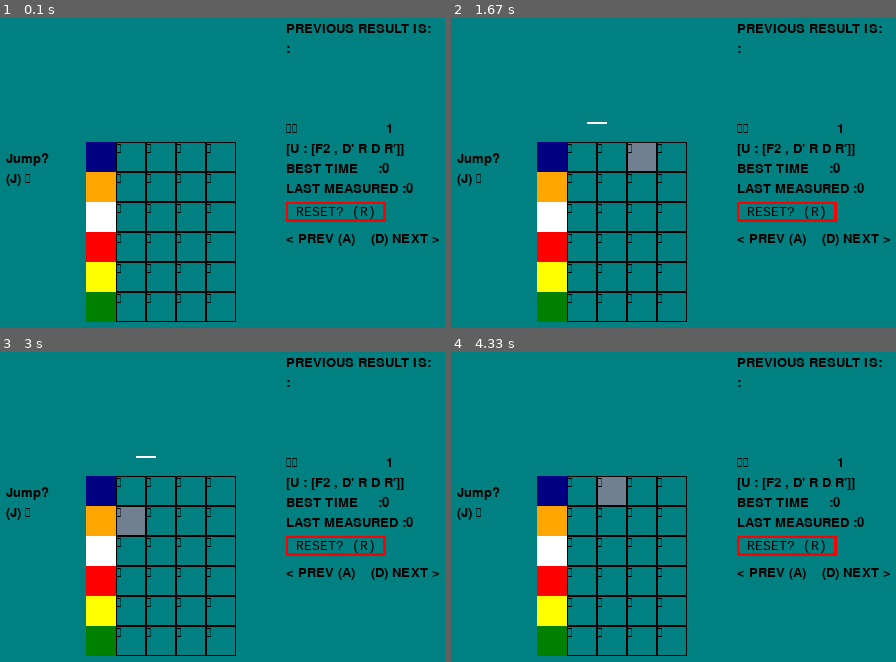
Above: before the commit, frames 1-4 (two rows, left to right).
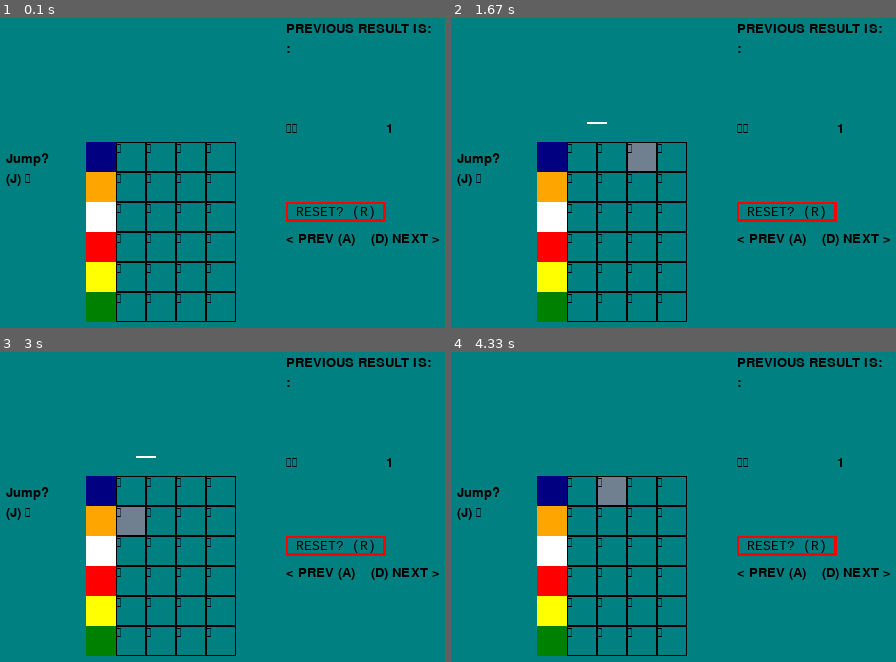
Above: after the commit, the same moments.

Repository: greenteasocha/threeatyle
Game: pygame game, started from pygametest/core.py
Same seed, same stepped clock (60 frames per second), same inputs: the game is played once before the commit and once after it.
Inputs:
- Up to frame 1 (0.1 s): no input
- Up to frame 2 (1.67 s): tap J at 0.33, 0.73, 1.03, 1.57 s; hold Right 0.67-1.13 s; hold Right from 1.5 s (still down)
- Up to frame 3 (3 s): tap J at 1.87, 2.07, 2.37, 2.63, 2.97 s; release Right at 1.97 s; hold Left 2-2.53 s; hold Down 2.57-2.87 s; hold Left from 2.9 s (still down)
- Up to frame 4 (4.33 s): tap J at 3.27, 3.4, 3.8, 4.1 s; release Left at 3.3 s; hold Up 3.33-3.7 s; hold Right from 3.73 s (still down)

The runs differ from the first frame. In frame 1, 1.1% of the frame differs, in the area x 64-93%, y 40-57%; in frame 2, 1.1%; in frame 3, 1.1%; in frame 4, 1.1%.

Commit message:
手順表示/非表示の切り替え実装

Diff:
--- a/pygametest/core.py
+++ b/pygametest/core.py
@@ -38,7 +38,7 @@
     print(alg)
 
     # 手順見せるかのフラグ
-    show_alg = True
+    show_alg = False
 
     while (True):
         # テキスト描画部分の準備
@@ -49,6 +49,8 @@
         render.draw_former()
         if show_alg:
             render.draw_alg_rec()
+        else:
+            render.draw_letteronly()
         render.draw_reset(const.POS_RESET)
         render.draw_jump()
         render.draw_prevnext()
@@ -87,6 +89,10 @@
                     letter, alg, idx = alg_iterator.__next__()
                     besttime, lasttime = alg_iterator.get_records(letter)
 
+                elif event.key == K_s:
+                    # 手順表示/非表示の切り替え
+                    show_alg = not show_alg
+
                 elif event.key == K_r:
                     # 現在表示されているタイムの消去
                     if letter in alg_iterator.besttime:
--- a/pygametest/utils.py
+++ b/pygametest/utils.py
@@ -114,6 +114,12 @@
         self.screen.blit(text_fmletter, const.POS_FMLETTER)
         self.screen.blit(text_fmrecord, const.POS_FMRECORD)
 
+    def draw_letteronly(self):
+        text_idx = self.sysfont.render(self.idx, True, BLACK)
+        text_letter = self.sysfont.render(self.letter, True, BLACK)
+        self.screen.blit(text_letter, const.POS_LETTER)
+        self.screen.blit(text_idx, const.POS_IDX)
+
     def draw_alg(self):
         text_alg = self.sysfont.render(self.alg, True, BLACK)
         text_idx = self.sysfont.render(self.idx, True, BLACK)
